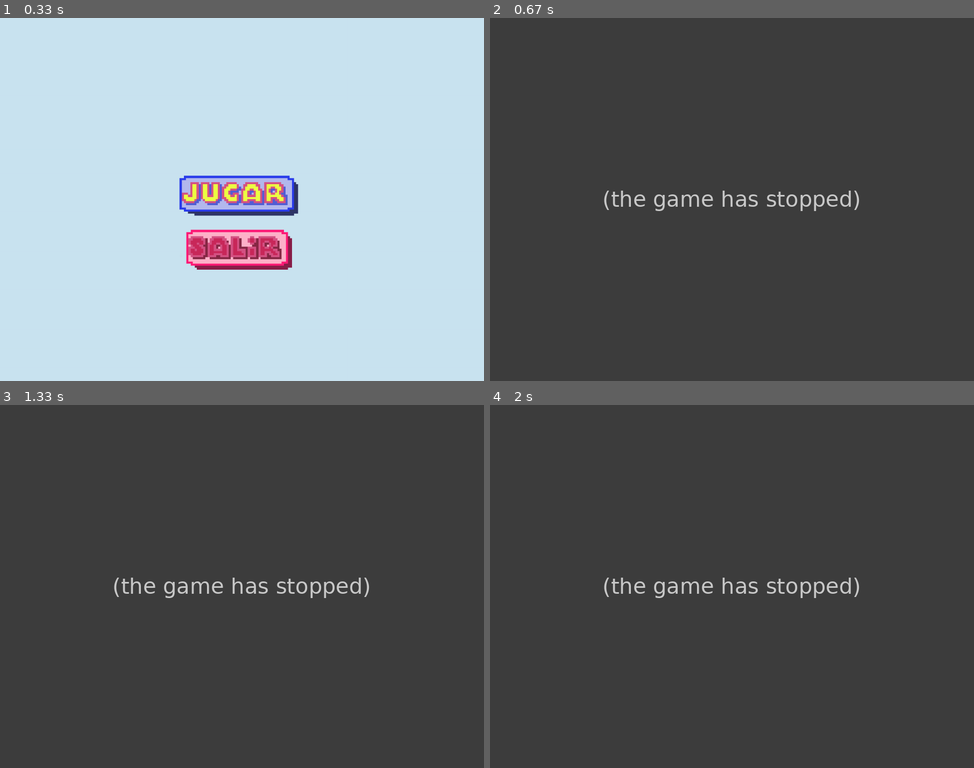
Above: before the commit, frames 1-4 (two rows, left to right).
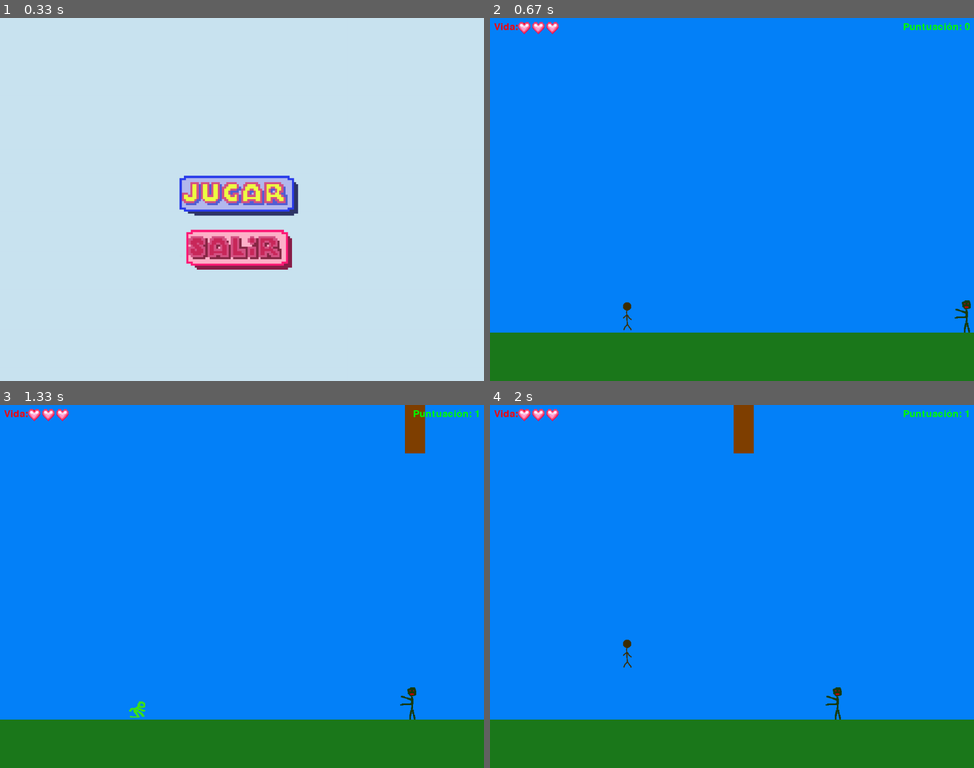
Above: after the commit, the same moments.

Repository: Jol-XD/Corre-Paco-Corre
Game: pygame game, started from proyecto/JuegoV2.py
Same seed, same stepped clock (60 frames per second), same inputs: the game is played once before the commit and once after it.
Inputs (mouse positions are in pixels of both pictures, inside the frame that each line leads up to):
- Up to frame 1 (0.33 s): no input
- Up to frame 2 (0.67 s): click (727, 195) at 0.38 s
- Up to frame 3 (1.33 s): tap Space at 0.67 s; hold Down from 1 s (still down)
- Up to frame 4 (2 s): release Down at 1.47 s; hold Up 1.5-1.97 s

Frame 1 is identical in both runs. In frame 2, 100% of the frame differs, in the area x 0-100%, y 0-100%; in frame 3, 100%; in frame 4, 100%.
Error before the commit: AttributeError: 'Estructura' object has no attribute 'velocity' (JuegoV2.py line 371); the game stopped at 0.45 s (later frames are placeholders)

Commit message:
intentando las estructuras

Diff:
--- a/a.py
+++ b/a.py
@@ -1,7 +1,6 @@
-import random
-import time
 import pygame
 import os
+import random
 
 clock = pygame.time.Clock()
 OFFSET = 10
@@ -17,143 +16,50 @@
 pantalla = pygame.display.set_mode((SCREEN_WIDTH, SCREEN_HEIGHT))
 pygame.display.set_caption("¡Corre Paco corre!")
 
-# Carga la imagen del suelo original
-original_suelo_image = pygame.image.load(os.path.join("proyecto", "sprites", "cesped.png")).convert_alpha()
+# Clase Jugador omitida por simplicidad
 
-# Redimensiona la imagen para que tenga el mismo ancho que la pantalla
-suelo_width = SCREEN_WIDTH
-suelo_height = int(original_suelo_image.get_height() * (suelo_width / original_suelo_image.get_width()))
-suelo_image = pygame.transform.scale(original_suelo_image, (suelo_width, suelo_height))
-
-# Define la matriz que representa el mapa de plataformas
-mapa_plataformas = [
-    [1, 1, 1, 1, 1, 1, 1, 1],
-    [0, 0, 0, 0, 0, 0, 0, 0],  # 0 representa un espacio vacío
-    [1, 0, 1, 1, 0, 1, 0, 1],
-    [0, 0, 0, 0, 0, 0, 0, 0],
-    [1, 1, 1, 1, 1, 1, 1, 1]
-]
-
-# Tamaño de cada bloque en el mapa
-ANCHO_BLOQUE = SCREEN_WIDTH // len(mapa_plataformas[0])
-ALTO_BLOQUE = SCREEN_HEIGHT // len(mapa_plataformas)
-
-# Define el jugador
-class Jugador(pygame.sprite.Sprite):
-    def __init__(self, x, y, width, height, velocity_x, velocity_y):
-        super().__init__()
-        original_image = pygame.image.load(os.path.join("proyecto", "sprites", "pibe_palo.png")).convert_alpha()
-        self.image = pygame.transform.scale(original_image, (width, height))
-        self.rect = self.image.get_rect()
-        self.rect.x = x
-        self.rect.y = y
-        self.velocity = [velocity_x, velocity_y]
-        self.is_jumping = False
-        self.is_agachado = False
-        self.gravity = 1.1
-        self.jump_strength = -20
-        self.mask = pygame.mask.from_surface(self.image)
-
-    def update(self):
-        self.rect.x += self.velocity[0]
-        self.rect.y += self.velocity[1]
-
-        self.velocity[1] += self.gravity
-
-        if self.velocity[1] > 10:
-            self.velocity[1] = 10
-
-        if not self.is_jumping:
-            self.velocity[1] += self.gravity
-
-        if self.rect.y >= 700:
-            self.is_jumping = False
-            if not self.is_agachado:
-                self.rect.y = 700
-                self.velocity[1] = 0
-            else:
-                self.rect.y = 740
-                self.velocity[1] = 0
-
-    def salto(self):
-        if not self.is_jumping:
-            self.is_jumping = True
-            self.velocity[1] = self.jump_strength
-
-    def agacharse(self):
-        if not self.is_agachado:
-            self.is_agachado = True
-            self.rect.height = 40
-            self.rect.y = self.rect.y + 50
-
-    def levantarse(self):
-        if self.is_agachado:
-            self.is_agachado = False
-            self.rect.height = 80
-            self.rect.y -= 0
-
-    def draw(self, surface):
-        surface.blit(self.image, self.rect)
-
-# Define la estructura de las plataformas
+# Clase Structure para representar las plataformas
 class Structure(pygame.sprite.Sprite):
     def __init__(self, x, y, width, height, velocity):
         super().__init__()
-        self.image = pygame.image.load(os.path.join("proyecto", "sprites", "structuras", "structure1(big).png")).convert_alpha()
+        self.image = pygame.Surface((width, height))
+        self.image.fill(VERDE)
         self.rect = self.image.get_rect()
         self.rect.x = x
         self.rect.y = y
         self.velocity = velocity
-        self.mask = pygame.mask.from_surface(self.image)
 
     def update(self):
         self.rect.x -= self.velocity
         if self.rect.right < 0:
             self.rect.x = SCREEN_WIDTH + 200
-            self.velocity += 1
+            self.rect.y = random.randint(SCREEN_HEIGHT - 121 - 120, SCREEN_HEIGHT - 121)
 
-# Función para crear las plataformas a partir de la matriz
-def crear_plataformas_desde_matriz(matriz):
+# Función para crear plataformas de forma aleatoria
+def generar_plataformas(num_plataformas):
     plataformas = pygame.sprite.Group()
-    for fila in range(len(matriz)):
-        for columna in range(len(matriz[0])):
-            if matriz[fila][columna] == 1:
-                nueva_estructura = Structure(columna * ANCHO_BLOQUE, fila * ALTO_BLOQUE, 50, 120, 10)
-                plataformas.add(nueva_estructura)
+    for _ in range(num_plataformas):
+        x = random.randint(SCREEN_WIDTH, SCREEN_WIDTH + 200)
+        y = random.randint(SCREEN_HEIGHT - 121 - 120, SCREEN_HEIGHT - 121)
+        plataforma = Structure(x, y, 50, 120, 10)
+        plataformas.add(plataforma)
     return plataformas
 
-# Crea las plataformas a partir de la matriz
-estructuras = crear_plataformas_desde_matriz(mapa_plataformas)
+estructuras = generar_plataformas(5)  # Ajusta la cantidad de plataformas según sea necesario
 
-# Crea el jugador
 jugador = Jugador(320, 700, 40, 80, 0, 0)
 
-# Agrégala al grupo de sprites
 todos_los_sprites = pygame.sprite.Group()
 todos_los_sprites.add(jugador)
 
 run = True
-perder = False
 
 while run:
     for event in pygame.event.get():
         if event.type == pygame.QUIT:
             run = False
 
-        if event.type == pygame.KEYDOWN:
-            if event.key == pygame.K_UP:
-                jugador.salto()
-                print("salto")
-            if event.key == pygame.K_DOWN and not jugador.is_jumping:
-                jugador.agacharse()
-                print("agachado")
-
-        if event.type == pygame.KEYUP:
-            if event.key == pygame.K_DOWN:
-                jugador.levantarse()
-                print("levantado")
-
-    choque = pygame.sprite.spritecollide(jugador, estructuras, False, pygame.sprite.collide_mask)
+    choque = pygame.sprite.spritecollide(jugador, estructuras, False, pygame.sprite.collide_rect)
     if choque:
         lowest_collision_y = max([estructura.rect.top for estructura in choque])
 
@@ -163,14 +69,17 @@
                 jugador.velocity[1] = 0
             jugador.is_jumping = False
         else:
-            # Si el jugador está descendiendo, dejarlo atravesar la plataforma
             if jugador.velocity[1] > 0:
                 jugador.is_jumping = True
                 jugador.rect.y = lowest_collision_y - jugador.rect.height
             else:
-                # Si el jugador está subiendo, detenerlo
                 jugador.rect.y = lowest_collision_y + 1
                 jugador.velocity[1] = 0
+
+    if estructuras.sprites() and estructuras.sprites()[0].rect.right < 0:
+        estructuras.sprites()[0].kill()
+        nueva_estructura = Structure(SCREEN_WIDTH + 200, random.randint(SCREEN_HEIGHT - 121 - 120, SCREEN_HEIGHT - 121), 50, 120, 10)
+        estructuras.add(nueva_estructura)
 
     if jugador.rect.right < 0:
         run = False
@@ -183,12 +92,9 @@
     for estructura in estructuras:
         pantalla.blit(estructura.image, estructura.rect)
 
-    jugador.draw(pantalla)
+    todos_los_sprites.draw(pantalla)
 
     pygame.draw.rect(pantalla, VERDE, pygame.Rect(0, 780, 1200, 121))
-
-    todos_los_sprites.draw(pantalla)
-
 
     pygame.display.flip()
     clock.tick(60)
--- a/proyecto/JuegoV2.py
+++ b/proyecto/JuegoV2.py
@@ -366,6 +366,7 @@
         super().__init__()
         self.image = sprite_caja2
         self.rect = pygame.Rect(x, 0, width, height)
+        self.velocity = velocity
 
     def update(self):
         self.rect.x -= self.velocity
Binary file added: proyecto/sprites/structuras/caja.png
